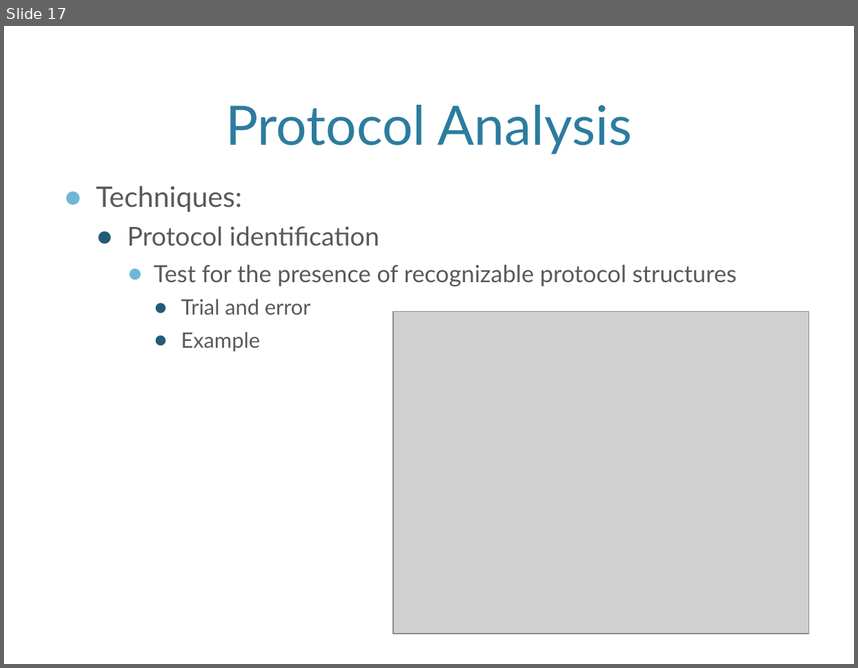
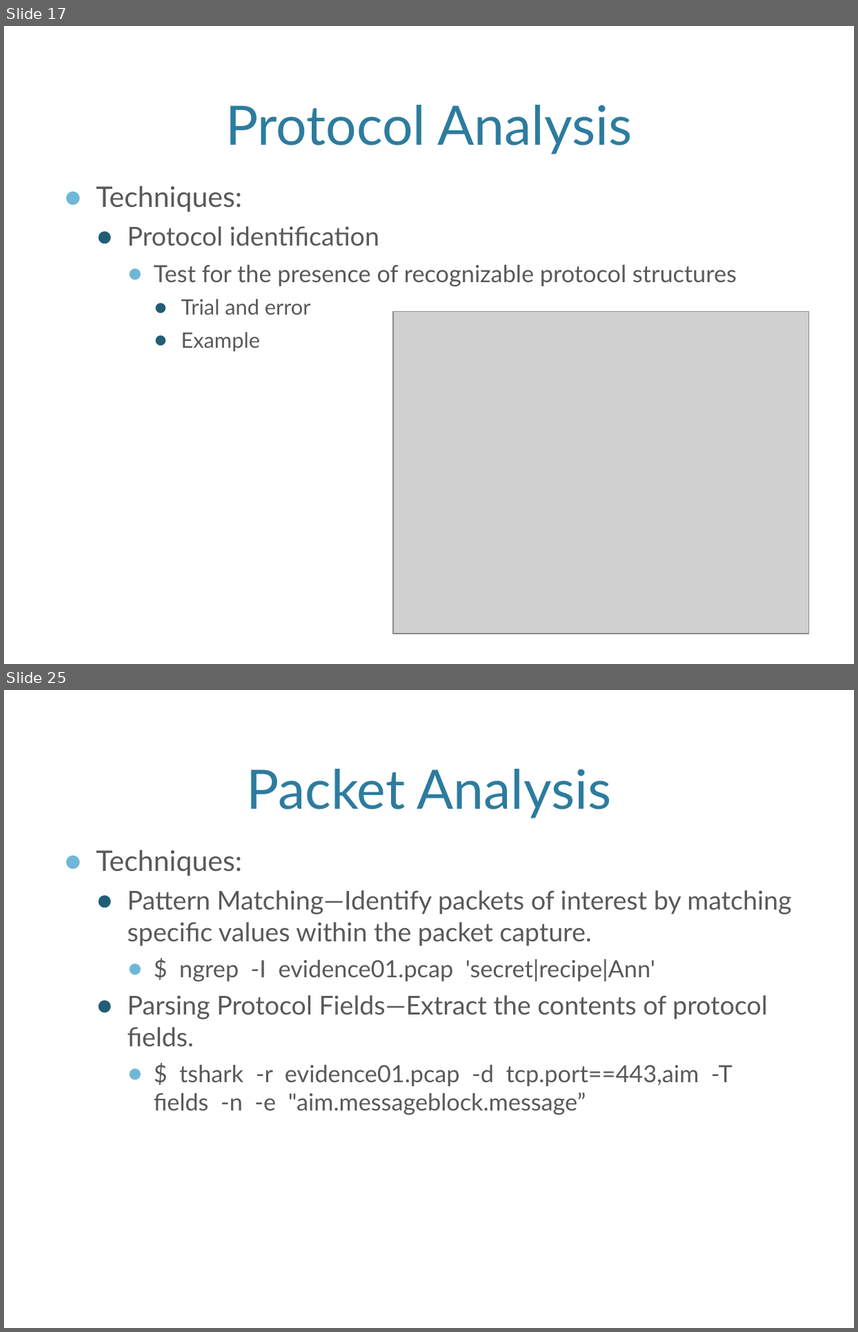
Before and after one commit to nave91/CS695NetForensics, a slide deck: Ch4.Packet_Analysis.pptx. Shown one above the other, each under a label of ours: slide 17 before the commit, slides 17 and 25 after it; the slides between them are not shown. The pictures are 858x668 and 858x1332 pixels, drawn with LibreOffice and Linux fonts; fonts in the diff are those of the drawing; grey boxes stand for pictures; background and template pictures are left out. Boxes give left, top, right and bottom in pixels: in the first picture for what was removed or moved away, otherwise in the second. Text is boxed around its words. In the diff, an @@ line names an element or a change of style, - is before the commit and + after.

```diff
--- a/Ch4.Packet_Analysis.pptx
+++ b/Ch4.Packet_Analysis.pptx
@@ slide 25 added at [4,690,854,1328], background picture (left out) @@
@@ title added at [246,769,612,818], 46 pt, text #2C7C9F @@
+Packet Analysis
@@ text added at [96,849,791,1114], 22 pt, text #595959 @@
+● Techniques:
+  ● Pattern Matching—Identify packets of interest by matching speciﬁc values within the packet capture.
+    ● $ ngrep -I evidence01.pcap 'secret|recipe|Ann'
+  ● Parsing Protocol Fields—Extract the contents of protocol fields.
+    ● $ tshark -r evidence01.pcap -d tcp.port==443,aim -T fields -n -e "aim.messageblock.message”
```
Also in this commit, not shown: 1 slide changed, 20 other slides added.
